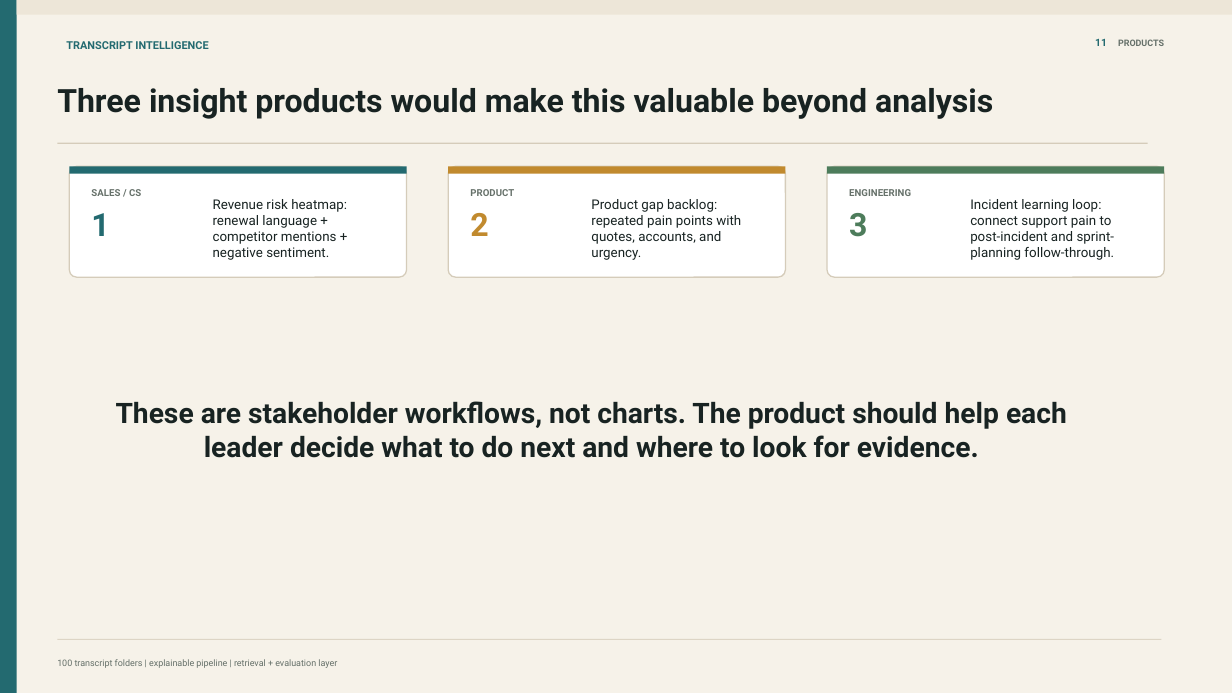
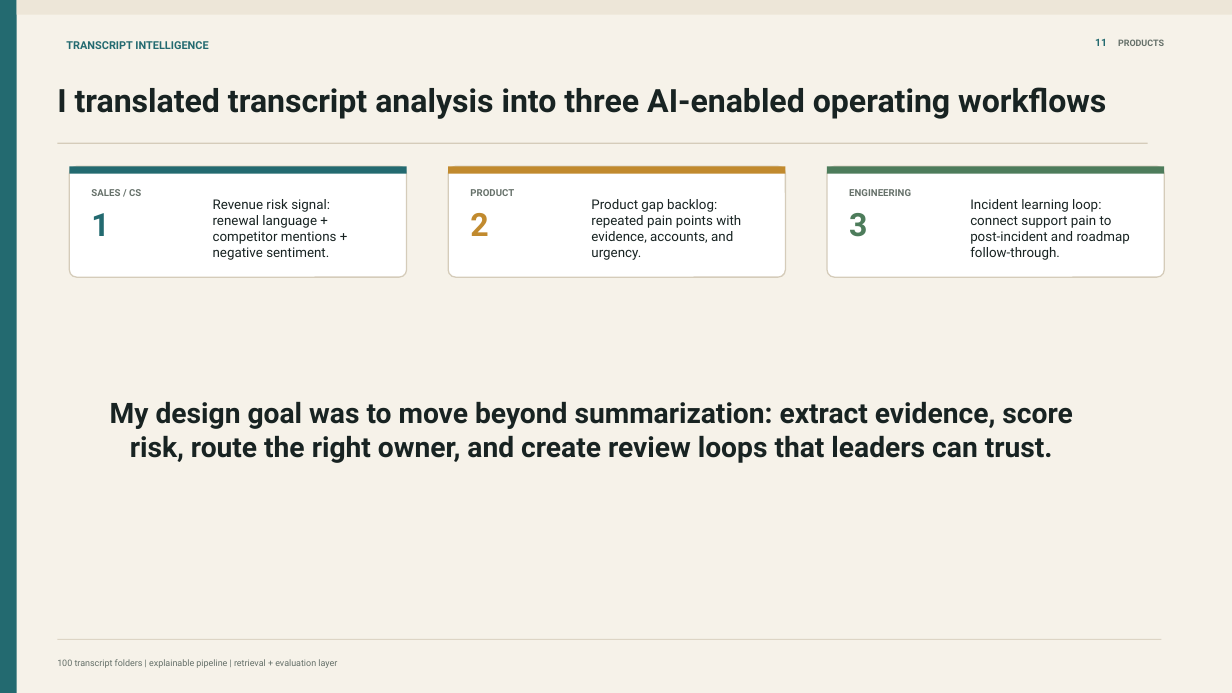
Before and after one commit to gsrikaveri123/transcript-intelligence, a slide deck: slide 12 of interview-assignment/deliverables/Transcript_Intelligence_Leadership_Deck.pptx. Drawn at 1232x693 pixels with LibreOffice and Linux fonts; fonts in the diff are those of the drawing. Boxes give left, top, right and bottom in pixels: in the first picture for what was removed or moved away, otherwise in the second. Text is boxed around its words. In the diff, an @@ line names an element or a change of style, - is before the commit and + after.

Commit message:
Refine deck voice for senior AI presentation

```diff
--- a/interview-assignment/deliverables/Transcript_Intelligence_Leadership_Deck.pptx
+++ b/interview-assignment/deliverables/Transcript_Intelligence_Leadership_Deck.pptx
@@ text at [57,87,1106,119]: text changed @@
-Three insight products would make this valuable beyond analysis
+I translated transcript analysis into three AI-enabled operating workflows
@@ text at [213,199,337,260]: text changed @@
-Revenue risk heatmap: renewal language + competitor mentions + negative sentiment.
+Revenue risk signal: renewal language + competitor mentions + negative sentiment.
@@ text at [591,199,741,260]: text changed @@
-Product gap backlog: repeated pain points with quotes, accounts, and urgency.
+Product gap backlog: repeated pain points with evidence, accounts, and urgency.
@@ text at [970,199,1130,260]: text changed @@
-Incident learning loop: connect support pain to post-incident and sprint-planning follow-through.
+Incident learning loop: connect support pain to post-incident and roadmap follow-through.
@@ text at [110,402,1072,463]: text changed @@
-These are stakeholder workflows, not charts. The product should help each leader decide what to do next and where to look for evidence.
+My design goal was to move beyond summarization: extract evidence, score risk, route the right owner, and create review loops that leaders can trust.
```
Also in this commit, not shown: 1 other file.
